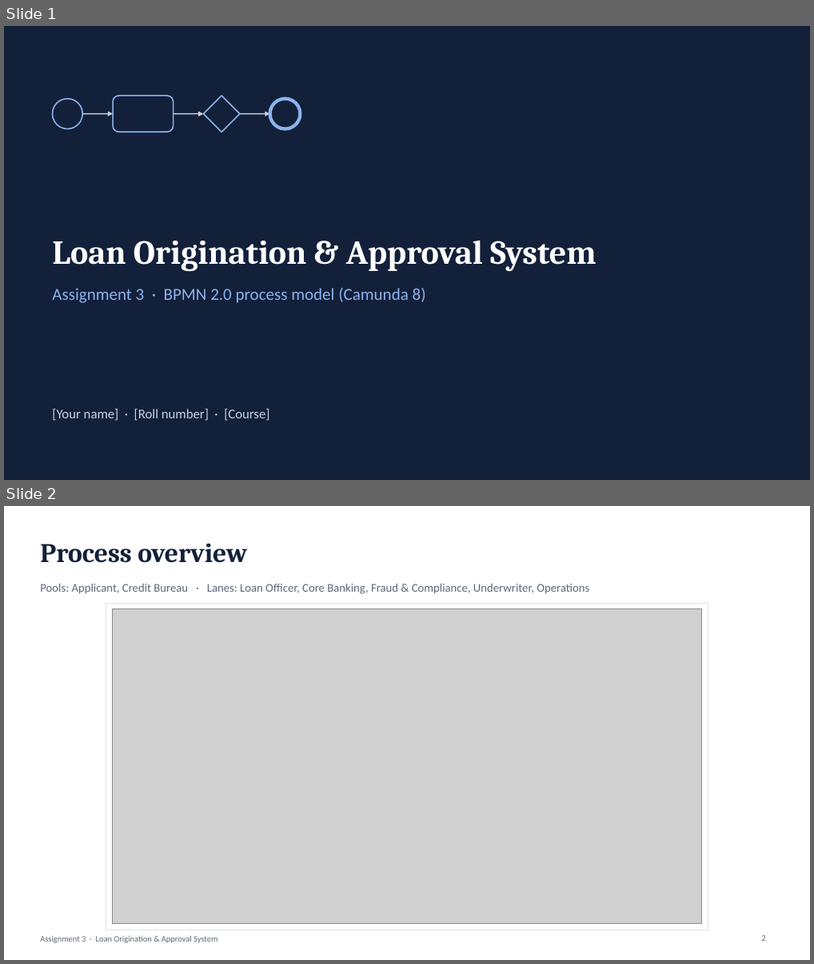
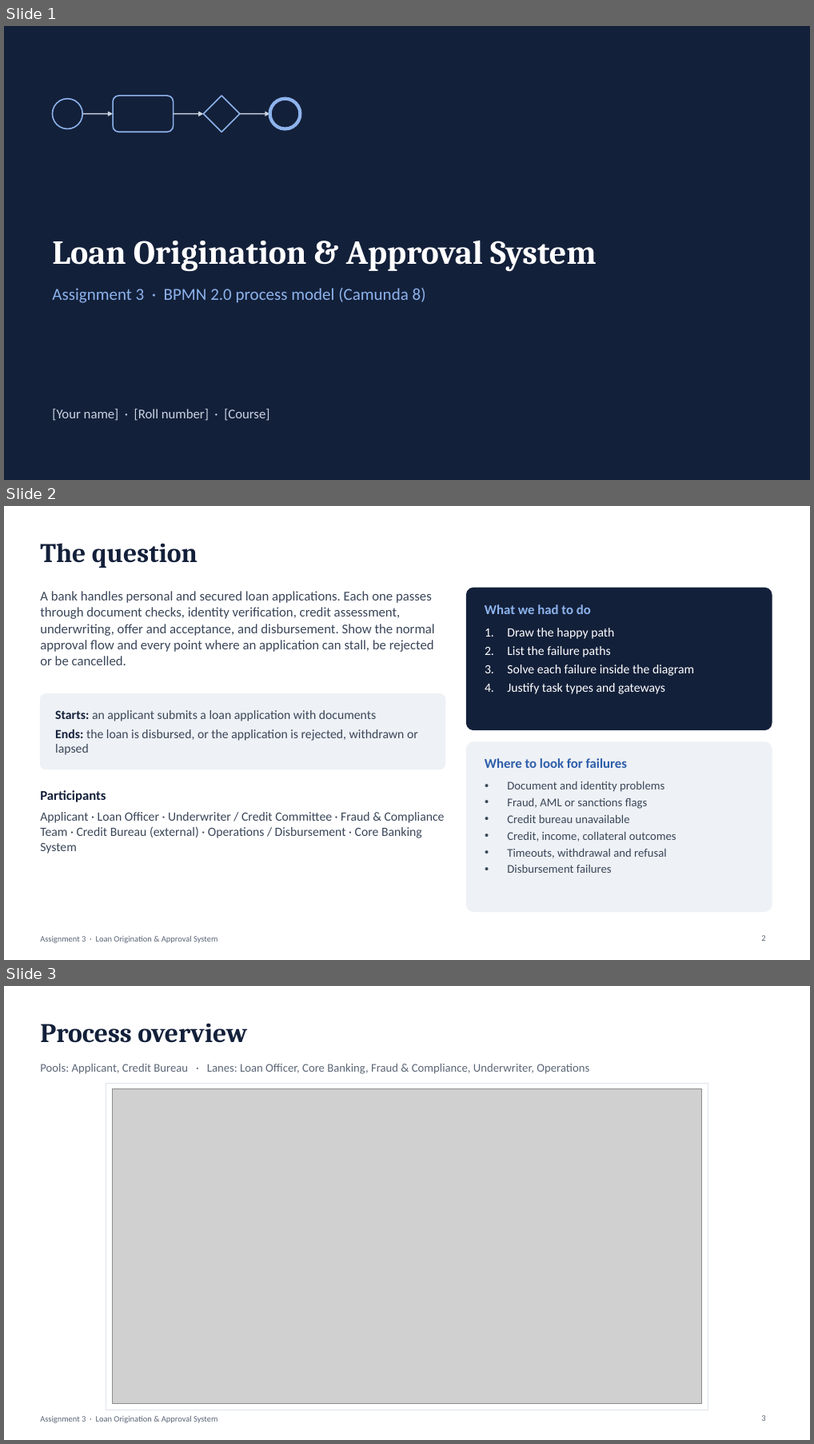
Before and after one commit to NoThisIsVIN/WFA_Assignment, a slide deck: Assignment3_Loan/Loan_Presentation.pptx. Shown one above the other, each under a label of ours: slides 1 and 2 before the commit, slides 1, 2 and 3 after it. The pictures are 814x964 and 814x1444 pixels, drawn with LibreOffice and Linux fonts; fonts in the diff are those of the drawing; grey boxes stand for pictures. Boxes give left, top, right and bottom in pixels: in the first picture for what was removed or moved away, otherwise in the second. Text is boxed around its words. In the diff, an @@ line names an element or a change of style, - is before the commit and + after.

```diff
--- a/Assignment3_Loan/Loan_Presentation.pptx
+++ b/Assignment3_Loan/Loan_Presentation.pptx
@@ slide 2 added at (4, 506, 810, 960), background #FFFFFF; not listed: 1 template element that a slide beside it also shows @@
@@ title added at (40, 543, 198, 568), 32 pt, text #13203A, bold @@
+The question
@@ text added at (40, 591, 435, 665), 16 pt, text #3A4659 @@
+A bank handles personal and secured loan applications. Each one passes through document checks, identity verification, credit assessment, underwriting, offer and acceptance, and disbursement. Show the normal approval flow and every point where an application can stall, be rejected or be cancelled.
@@ rounded rectangle added at (466, 588, 772, 730), fill #13203A, outline #13203A 1 pt @@
@@ text added at (485, 604, 591, 614), 16 pt, text #8DB3EC, bold @@
+What we had to do
@@ text added at (507, 628, 694, 694), 15 pt, text #FFFFFF @@
+1. Draw the happy path
+2. List the failure paths
+3. Solve each failure inside the diagram
+4. Justify task types and gateways
@@ rounded rectangle added at (40, 693, 446, 769), fill #EEF1F5, outline #EEF1F5 1 pt @@
@@ text added at (55, 710, 418, 755), 15 pt, text #3A4659 @@
+Starts: an applicant submits a loan application with documents
+Ends: the loan is disbursed, or the application is rejected, withdrawn or lapsed
@@ rounded rectangle added at (466, 742, 772, 912), fill #EEF1F5, outline #EEF1F5 1 pt @@
@@ text added at (485, 758, 627, 768), 16 pt, text #2E5EAA, bold @@
+Where to look for failures
@@ text added at (40, 790, 106, 802), 16 pt, text #13203A, bold @@
+Participants
@@ text added at (507, 781, 677, 872), 14 pt, text #3A4659 @@
+• Document and identity problems
+• Fraud, AML or sanctions flags
+• Credit bureau unavailable
+• Credit, income, collateral outcomes
+• Timeouts, withdrawal and refusal
+• Disbursement failures
@@ text added at (40, 812, 445, 853), 15 pt, text #3A4659 @@
+Applicant · Loan Officer · Underwriter / Credit Committee · Fraud & Compliance Team · Credit Bureau (external) · Operations / Disbursement · Core Banking System
@@ page number added at (762, 935, 766, 940), 10 pt, text #5D6778 @@
+2
@@ what was slide 2 is now slide 3 @@
```
Also in this commit, not shown: 1 slide changed, 11 other files.
